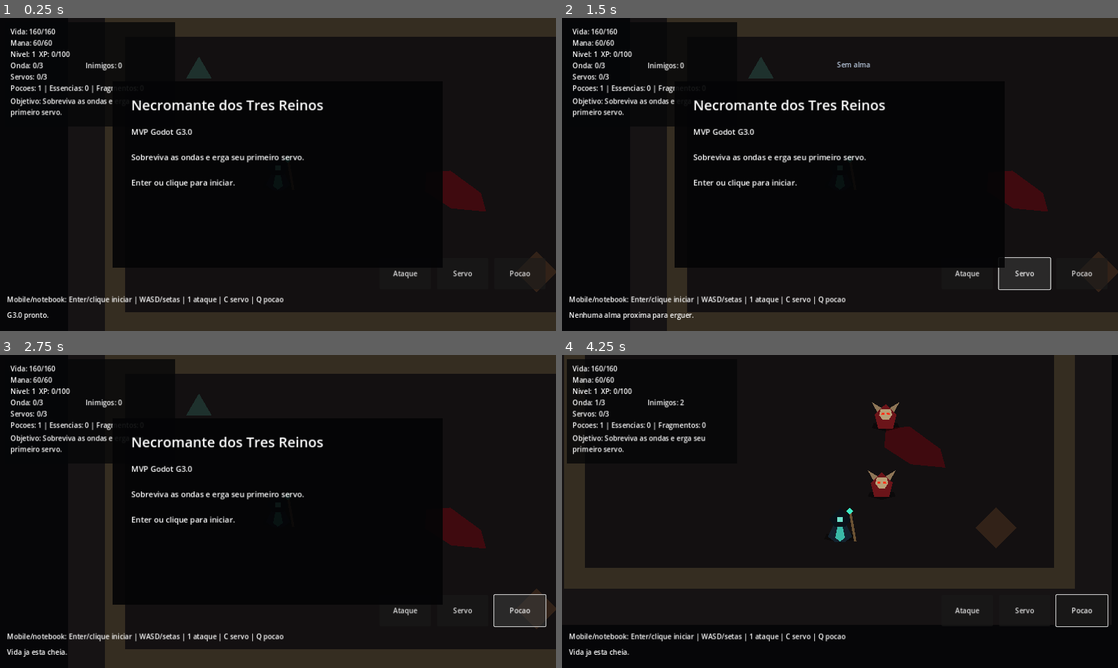
Above: before the commit, frames 1-4 (two rows, left to right).
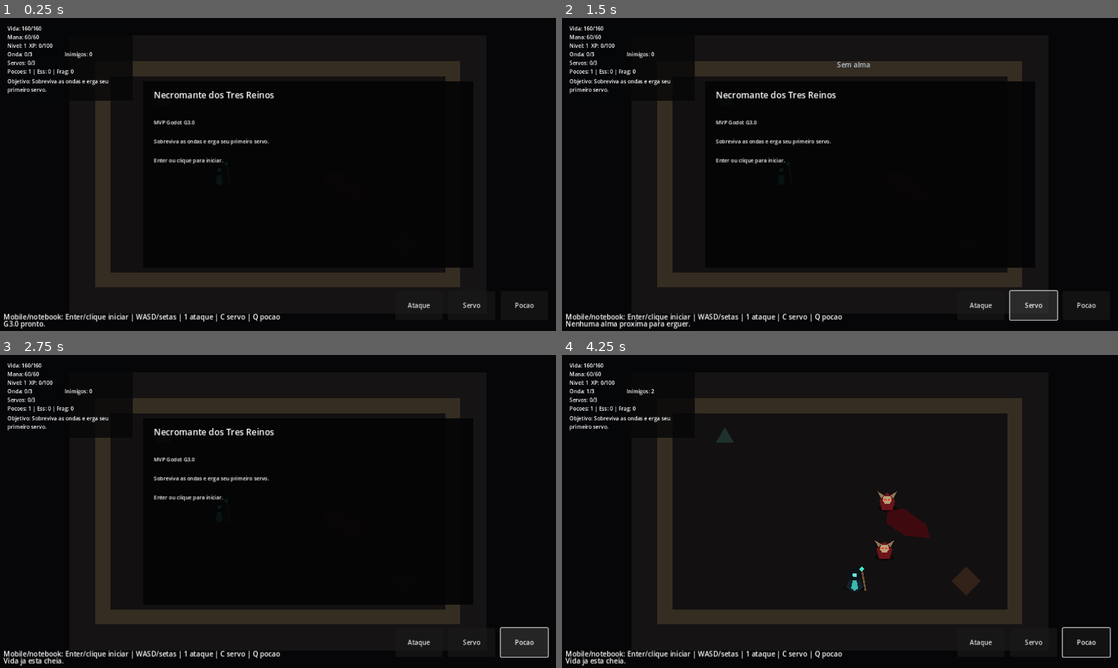
Above: after the commit, the same moments.

Repository: jefbarros/necromante-dos-tres-reinos
Game: Godot game, scene res://scenes/Main.tscn
Same seed, same stepped clock (60 frames per second), same inputs: the game is played once before the commit and once after it.
Inputs (mouse positions are in pixels of both pictures, inside the frame that each line leads up to):
- Up to frame 1 (0.25 s): no input
- Up to frame 2 (1.5 s): click "Ataque" at 0.5 s; click "Servo" at 1.25 s
- Up to frame 3 (2.75 s): click "Pocao" at 2 s
- Up to frame 4 (4.25 s): tap Enter at 2.75, 3.6 s; move the mouse to (962, 495) at 2.77 s; hold D (move_right) 2.78-3.53 s; tap 1 (basic_attack) at 2.85 s; click (962, 495) at 2.92 s; move the mouse to (728, 527) at 3.52 s; hold S (move_down) from 3.53 s (still down)

The runs differ from the first frame. In frame 1, 22% of the frame differs, in the area x 0-100%, y 0-100%; in frame 2, 23%; in frame 3, 23%; in frame 4, 25%, in the area x 0-99%, y 0-100%.

Commit message:
fix(godot): ajusta responsividade web do MVP G3.0

Diff:
--- a/godot/scenes/Main.tscn
+++ b/godot/scenes/Main.tscn
@@ -12,6 +12,9 @@
 
 [node name="Main" type="Node2D"]
 script = ExtResource("1_main")
+
+[node name="Camera2D" type="Camera2D" parent="."]
+enabled = true
 
 [node name="Backdrop" type="Polygon2D" parent="."]
 color = Color(0.025, 0.027, 0.034, 1)
--- a/godot/scripts/hud.gd
+++ b/godot/scripts/hud.gd
@@ -98,7 +98,7 @@
 
 
 func set_inventory(items: Dictionary) -> void:
-	inventory_label.text = "Pocoes: %d | Essencias: %d | Fragmentos: %d" % [
+	inventory_label.text = "Pocoes: %d | Ess: %d | Frag: %d" % [
 		items.get("pocao", 0),
 		items.get("essencia", 0),
 		items.get("fragmento", 0),
@@ -161,41 +161,74 @@
 
 	var ui_scale := 1.0
 	if portrait:
-		ui_scale = 0.9
+		ui_scale = 0.68
+	elif compact:
+		ui_scale = 0.76
 
 	panel.scale = Vector2.ONE * ui_scale
-	panel.position = Vector2(12, 10)
+	panel.position = Vector2(8, 8)
 	panel.size = Vector2(392, 240)
 
 	inventory_panel.scale = Vector2.ONE * ui_scale
 	inventory_panel.size = Vector2(346, 170)
 	inventory_panel.position = Vector2(
 		max(12.0, size.x - inventory_panel.size.x * ui_scale - 12.0),
-		82.0 if not portrait else 258.0
-	)
-
-	controls_label.position = Vector2(16, max(8.0, size.y - 84.0))
-	controls_label.size = Vector2(max(260.0, size.x - 32.0), 28)
+		72.0 if not portrait else 184.0
+	)
+
+	var bottom_margin := 74.0 if not _compact_layout else 44.0
+	controls_label.position = Vector2(8, max(8.0, size.y - bottom_margin))
+	controls_label.size = Vector2(max(240.0, size.x - 16.0), 24)
 	controls_label.autowrap_mode = TextServer.AUTOWRAP_WORD_SMART
-	status_label.position = Vector2(16, max(34.0, size.y - 48.0))
-	status_label.size = Vector2(max(260.0, size.x - 32.0), 28)
+	status_label.position = Vector2(8, max(30.0, size.y - 28.0))
+	status_label.size = Vector2(max(240.0, size.x - 16.0), 24)
 	status_label.autowrap_mode = TextServer.AUTOWRAP_WORD_SMART
 
 	feedback_label.position = Vector2(max(16.0, size.x * 0.36), 96)
 	feedback_label.size = Vector2(min(420.0, max(220.0, size.x * 0.42)), 36)
 
-	overlay.size = Vector2(min(760.0, max(300.0, size.x - 48.0)), min(430.0, max(250.0, size.y - 72.0)))
+	var panel_right := panel.position.x + panel.size.x * ui_scale
+	var overlay_margin := Vector2(48, 72)
+	if portrait:
+		overlay_margin = Vector2(32, 300)
+	elif _compact_layout:
+		overlay_margin = Vector2(panel_right + 32.0, 96)
+	overlay.size = Vector2(
+		min(760.0, max(280.0, size.x - overlay_margin.x)),
+		min(430.0, max(176.0, size.y - overlay_margin.y))
+	)
 	overlay.position = (size - overlay.size) * 0.5
-	overlay_title.position = Vector2(42, 32)
-	overlay_title.size = Vector2(max(220.0, overlay.size.x - 84.0), 54)
-	overlay_body.position = Vector2(42, 104)
-	overlay_body.size = Vector2(max(220.0, overlay.size.x - 84.0), max(120.0, overlay.size.y - 136.0))
+	if not portrait:
+		overlay.position.x = clamp(
+			max(overlay.position.x, panel_right + 24.0),
+			12.0,
+			max(12.0, size.x - overlay.size.x - 12.0)
+		)
+	var overlay_padding := 42.0 if not _compact_layout else 24.0
+	var title_size := 32
+	var body_size := 18
+	if portrait:
+		title_size = 13
+		body_size = 9
+	elif _compact_layout:
+		title_size = 20
+		body_size = 12
+	overlay_title.add_theme_font_size_override("font_size", title_size)
+	overlay_body.add_theme_font_size_override("font_size", body_size)
+	overlay_title.position = Vector2(overlay_padding, overlay_padding * 0.76)
+	overlay_title.size = Vector2(max(190.0, overlay.size.x - overlay_padding * 2.0), 42)
+	overlay_title.autowrap_mode = TextServer.AUTOWRAP_WORD_SMART
+	overlay_body.position = Vector2(overlay_padding, overlay_padding + 62.0)
+	overlay_body.size = Vector2(
+		max(190.0, overlay.size.x - overlay_padding * 2.0),
+		max(92.0, overlay.size.y - overlay_padding - 74.0)
+	)
 
 	touch_panel.visible = _compact_layout
-	touch_panel.scale = Vector2.ONE
+	touch_panel.scale = Vector2.ONE * (0.86 if portrait else 0.92)
 	touch_panel.position = Vector2(
-		max(12.0, size.x - 406.0),
-		max(96.0, size.y - 168.0)
+		max(8.0, size.x - 370.0),
+		max(82.0, size.y - 92.0)
 	)
 
 	if portrait:
--- a/godot/scripts/main.gd
+++ b/godot/scripts/main.gd
@@ -40,6 +40,7 @@
 ]
 
 @onready var player: CharacterBody2D = $Player
+@onready var camera_2d: Camera2D = $Camera2D
 @onready var hud: CanvasLayer = $HUD
 @onready var enemies_root: Node2D = $Enemies
 @onready var souls_root: Node2D = $Souls
@@ -50,6 +51,7 @@
 
 
 func _ready() -> void:
+	get_viewport().size_changed.connect(_apply_responsive_camera)
 	player.health_changed.connect(hud.set_health)
 	player.mana_changed.connect(hud.set_mana)
 	player.status_changed.connect(hud.set_status)
@@ -60,6 +62,7 @@
 	hud.attack_requested.connect(player.try_attack)
 	hud.capture_requested.connect(try_raise_servant)
 	hud.potion_requested.connect(use_health_potion)
+	_apply_responsive_camera()
 	_reset_world()
 	hud.show_start()
 
@@ -82,6 +85,18 @@
 		return
 
 	_collect_nearby_drops()
+
+
+func _apply_responsive_camera() -> void:
+	var viewport_size := get_viewport().get_visible_rect().size
+	var viewport_scale: float = min(viewport_size.x / 1280.0, viewport_size.y / 720.0)
+	var portrait := viewport_size.y > viewport_size.x
+	var zoom_factor: float = clamp(viewport_scale, 0.58, 1.0)
+	if portrait:
+		zoom_factor = clamp(viewport_scale, 0.52, 0.72)
+
+	camera_2d.position = Vector2.ZERO
+	camera_2d.zoom = Vector2.ONE * zoom_factor
 
 
 func start_run() -> void:
Not shown, changed: PROJECT_STATUS.md
Not shown, changed: docs/godot/G3.0.1_RESPONSIVE_WEB.md
Not shown, changed: docs/godot/G3.0_MVP_COMPLETE.md
Not shown, changed: docs/play-godot/index.html
Not shown, changed: docs/play-godot/index.pck
